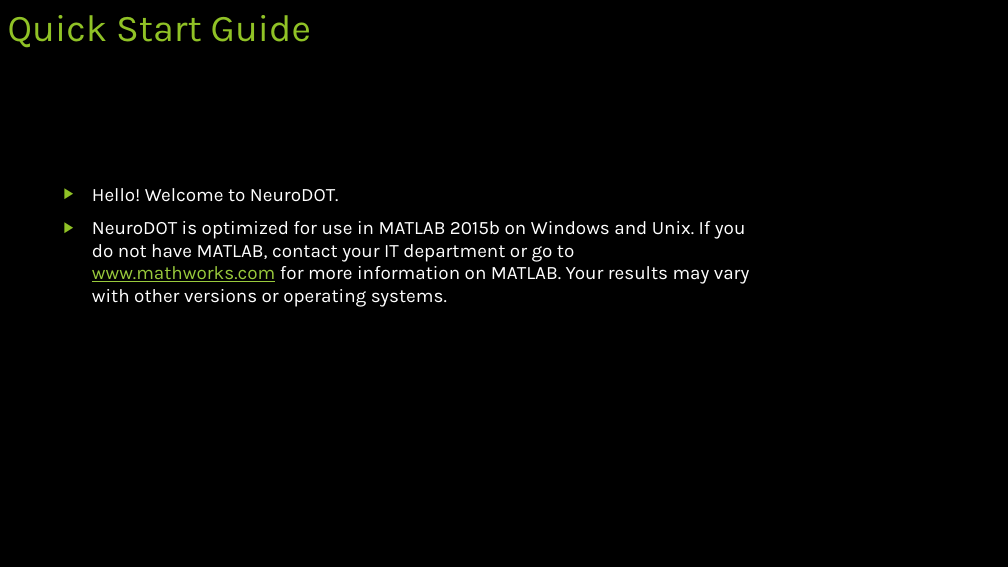
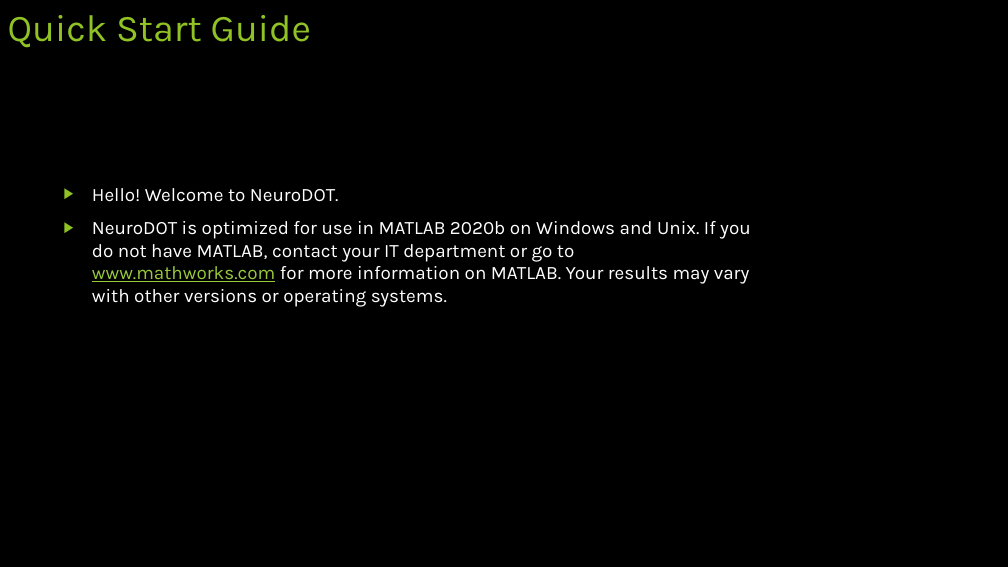
Before and after one commit to WUSTL-ORL/NeuroDOT, a slide deck: slide 2 of NeuroDOT Quick Start Guide.pptx. Drawn at 1008x567 pixels with LibreOffice and Linux fonts; fonts in the diff are those of the drawing. Boxes give left, top, right and bottom in pixels: in the first picture for what was removed or moved away, otherwise in the second. Text is boxed around its words. In the diff, an @@ line names an element or a change of style, - is before the commit and + after.

```diff
--- a/NeuroDOT Quick Start Guide.pptx
+++ b/NeuroDOT Quick Start Guide.pptx
@@ text at [92,221,751,307]: text changed @@
-▶ NeuroDOT is optimized for use in MATLAB 2015b on Windows and Unix. If you do not have MATLAB, contact your IT department or go to www.mathworks.com for more information on MATLAB. Your results may vary with other versions or operating systems.
+▶ NeuroDOT is optimized for use in MATLAB 2020b on Windows and Unix. If you do not have MATLAB, contact your IT department or go to www.mathworks.com for more information on MATLAB. Your results may vary with other versions or operating systems.
```
Also in this commit, not shown: 4 other slides changed, 1 slide added.
